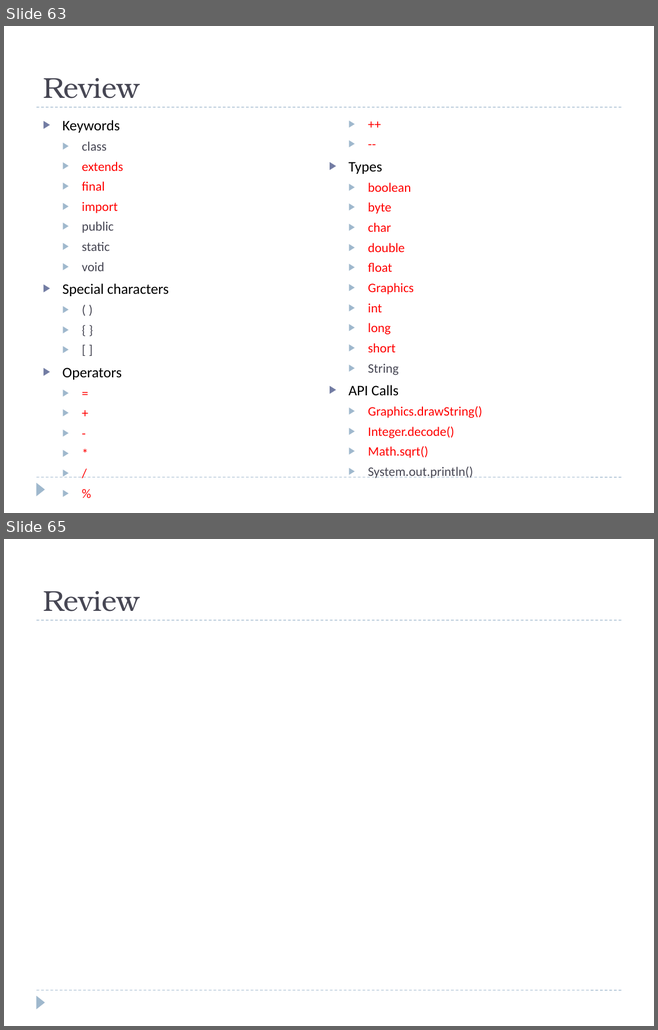
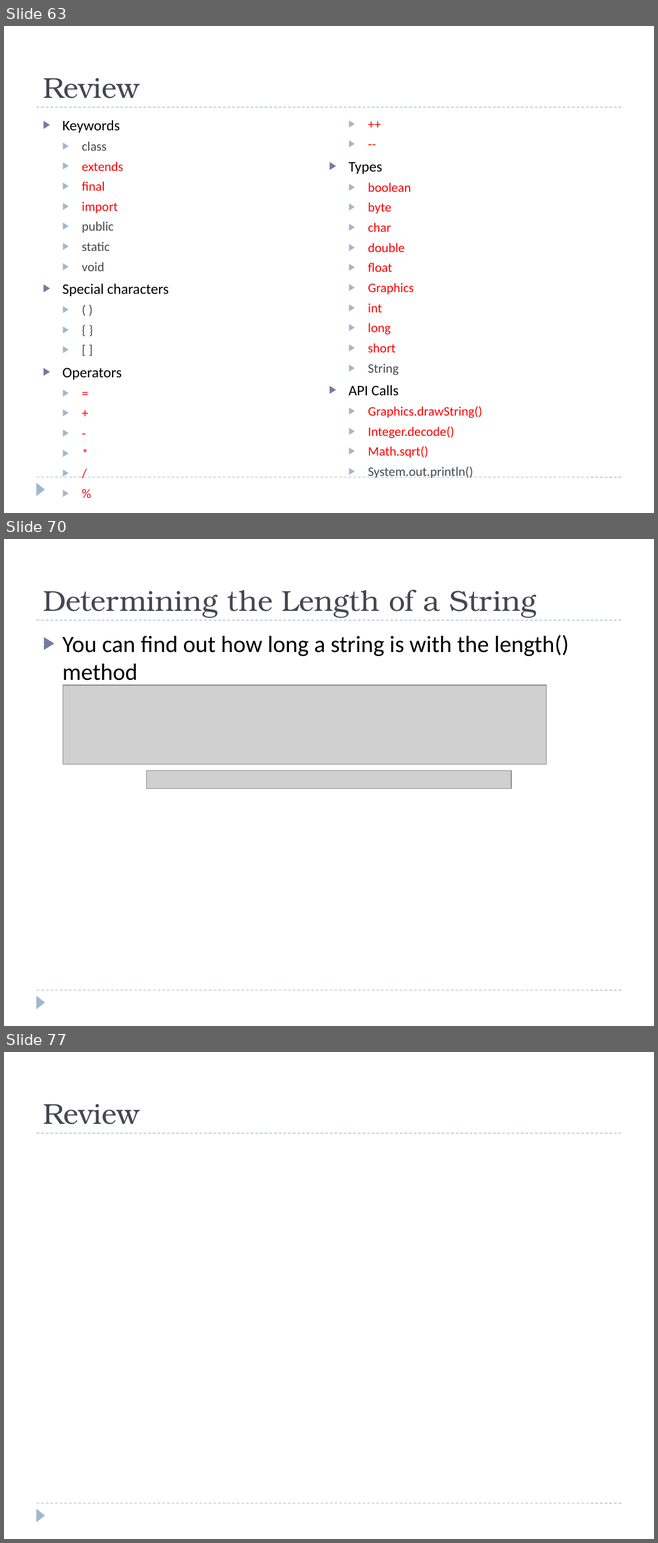
Before and after one commit to bcraig108/JavaClass_2013_Summer, a slide deck: Introduction to Java Programming.pptx. Shown one above the other, each under a label of ours: slides 63 and 65 before the commit, slides 63, 70 and 77 after it; the slides between them are not shown. The pictures are 658x1030 and 658x1543 pixels, drawn with LibreOffice and Linux fonts; fonts in the diff are those of the drawing; grey boxes stand for pictures; background and template pictures are left out. Boxes give left, top, right and bottom in pixels: in the first picture for what was removed or moved away, otherwise in the second. Text is boxed around its words. In the diff, an @@ line names an element or a change of style, - is before the commit and + after.

Commit message:
String Chapter with examples

```diff
--- a/Introduction to Java Programming.pptx
+++ b/Introduction to Java Programming.pptx
@@ slide 70 added at (4, 539, 654, 1026), background #FFFFFF; not listed: 3 template elements that a slide beside it also shows @@
@@ title added at (43, 589, 536, 618), 32 pt, text #464653 @@
+Determining the Length of a String
@@ text added at (63, 635, 568, 686), 26 pt, text #000000 @@
+▶ You can find out how long a string is with the length() method
@@ picture added at (63, 685, 546, 765) @@
@@ picture added at (147, 771, 511, 789) @@
@@ what was slide 65 is now slide 77 @@
```
Also in this commit, not shown: 1 slide changed, 11 other slides added, 4 other files.
